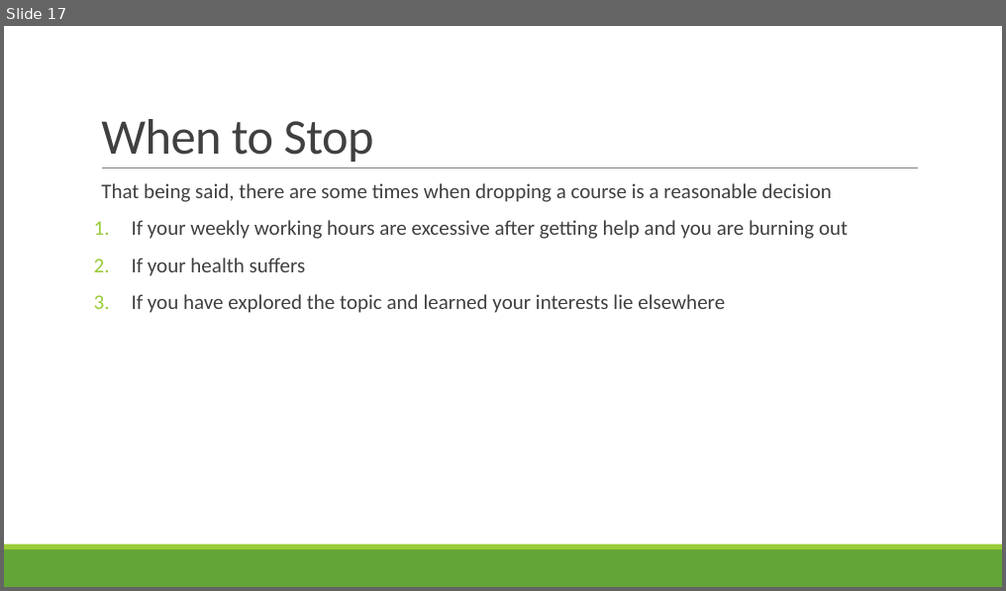
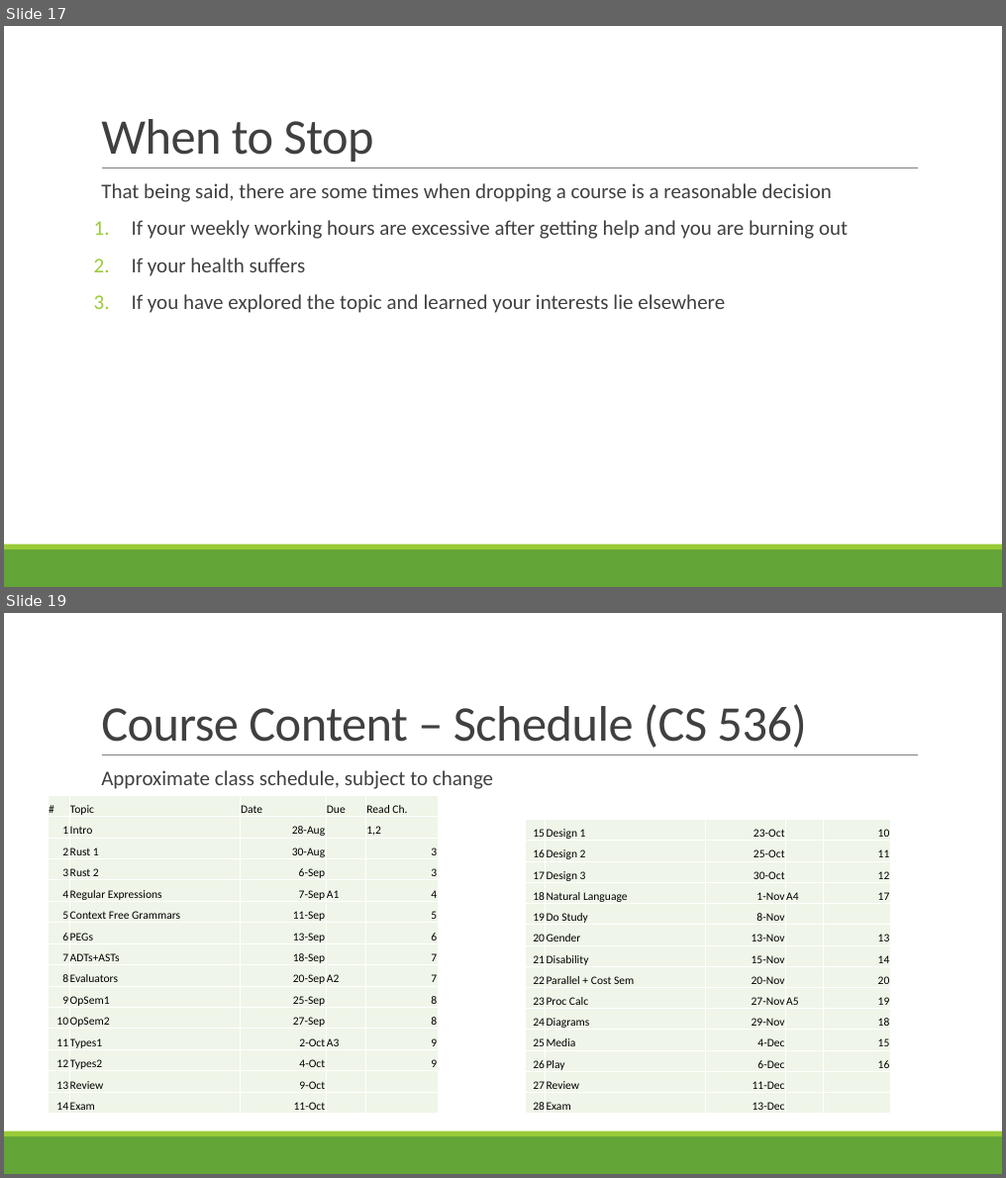
Before and after one commit to rbohrer/pl-course, a slide deck: LectureSlides/01Intro.pptx. Shown one above the other, each under a label of ours: slide 17 before the commit, slides 17 and 19 after it; the slides between them are not shown. The pictures are 1006x591 and 1006x1178 pixels, drawn with LibreOffice and Linux fonts; fonts in the diff are those of the drawing. Boxes give left, top, right and bottom in pixels: in the first picture for what was removed or moved away, otherwise in the second. Text is boxed around its words. In the diff, an @@ line names an element or a change of style, - is before the commit and + after.

```diff
--- a/LectureSlides/01Intro.pptx
+++ b/LectureSlides/01Intro.pptx
@@ slide 19 added at <box>4,613,1002,1174</box>, background #FFFFFF; not listed: 3 template elements that a slide beside it also shows @@
@@ title added at <box>101,704,806,748</box>, 48 pt, text #404040 @@
+Course Content – Schedule (CS 536)
@@ text added at <box>101,770,493,789</box>, 20 pt, text #404040 @@
+  Approximate class schedule, subject to change
@@ table added at <box>49,796,439,1115</box>, 15 rows, 5 columns @@
+# | Topic | Date | Due | Read Ch.
+1 | Intro | 28-Aug |  | 1,2
+2 | Rust 1 | 30-Aug |  | 3
+3 | Rust 2 | 6-Sep |  | 3
+4 | Regular Expressions | 7-Sep | A1 | 4
+5 | Context Free Grammars | 11-Sep |  | 5
+6 | PEGs | 13-Sep |  | 6
+7 | ADTs+ASTs | 18-Sep |  | 7
+8 | Evaluators | 20-Sep | A2 | 7
+9 | OpSem1 | 25-Sep |  | 8
+10 | OpSem2 | 27-Sep |  | 8
+11 | Types1 | 2-Oct | A3 | 9
+12 | Types2 | 4-Oct |  | 9
+13 | Review | 9-Oct |  | 
+14 | Exam | 11-Oct |  | 
@@ table added at <box>525,820,890,1114</box>, 14 rows, 5 columns @@
+15 | Design 1 | 23-Oct |  | 10
+16 | Design 2 | 25-Oct |  | 11
+17 | Design 3 | 30-Oct |  | 12
+18 | Natural Language | 1-Nov | A4 | 17
+19 | Do Study | 8-Nov |  | 
+20 | Gender | 13-Nov |  | 13
+21 | Disability | 15-Nov |  | 14
+22 | Parallel + Cost Sem | 20-Nov |  | 20
+23 | Proc Calc | 27-Nov | A5 | 19
+24 | Diagrams | 29-Nov |  | 18
+25 | Media | 4-Dec |  | 15
+26 | Play | 6-Dec |  | 16
+27 | Review | 11-Dec |  | 
+28 | Exam | 13-Dec |  | 
```
Also in this commit, not shown: 5 slides changed.
